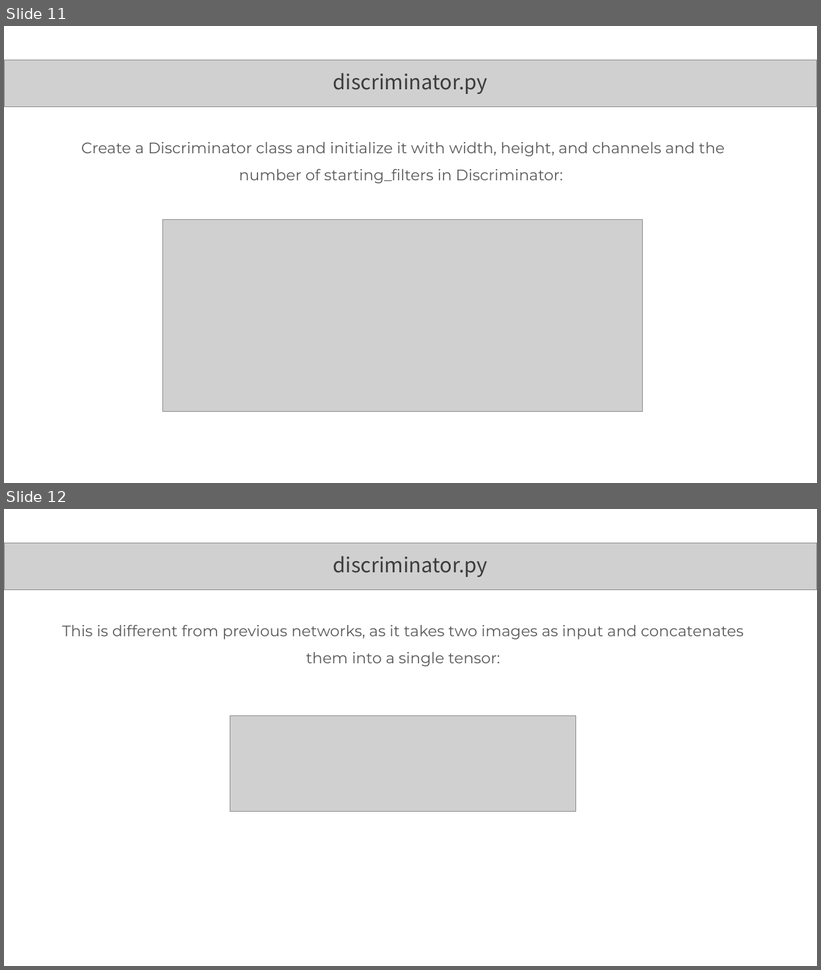
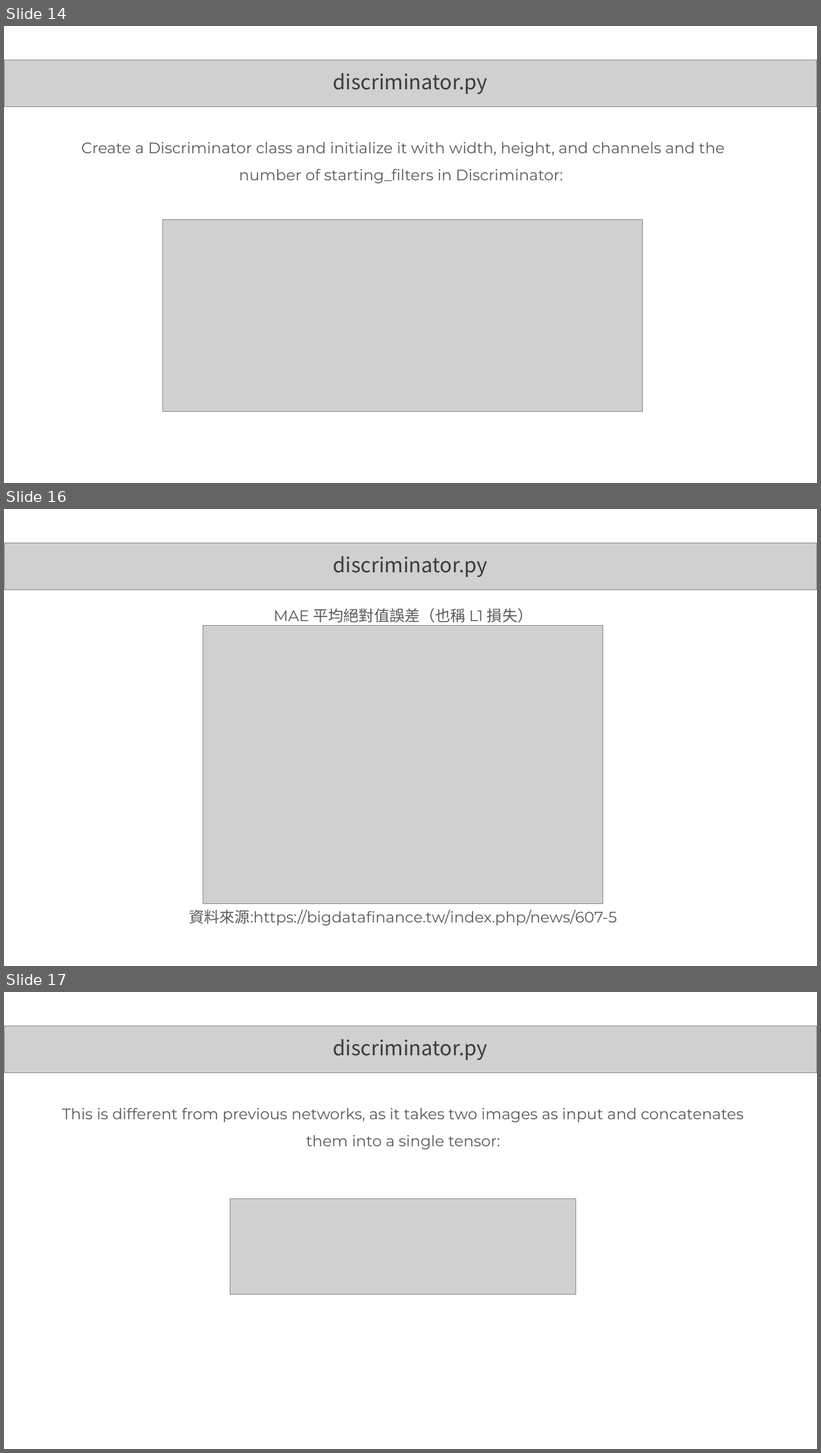
Before and after one commit to MtFeather/AI-and-Security, a slide deck: tensorflow/pix2pixGAN.pptx. Shown one above the other, each under a label of ours: slides 11 and 12 before the commit, slides 14, 16 and 17 after it; the slides between them are not shown. The pictures are 821x970 and 821x1453 pixels, drawn with LibreOffice and Linux fonts; fonts in the diff are those of the drawing; grey boxes stand for pictures. Boxes give left, top, right and bottom in pixels: in the first picture for what was removed or moved away, otherwise in the second. Text is boxed around its words. In the diff, an @@ line names an element or a change of style, - is before the commit and + after.

```diff
--- a/tensorflow/pix2pixGAN.pptx
+++ b/tensorflow/pix2pixGAN.pptx
@@ slide 16 added at (x1=4, y1=509, x2=817, y2=966), background #FFFFFF @@
@@ picture added at (x1=4, y1=543, x2=817, y2=590) @@
@@ text added at (x1=333, y1=556, x2=488, y2=577), 24 pt, text #3C3C3C @@
+discriminator.py
@@ text added at (x1=189, y1=608, x2=617, y2=926), 18 pt, text #595959 @@
+MAE 平均絕對值誤差（也稱 L1 損失）
+資料來源:https://bigdatafinance.tw/index.php/news/607-5
@@ picture added at (x1=203, y1=626, x2=604, y2=904) @@
@@ what was slide 11 is now slide 14 @@
@@ what was slide 12 is now slide 17 @@
```
Also in this commit, not shown: 4 other slides added.
